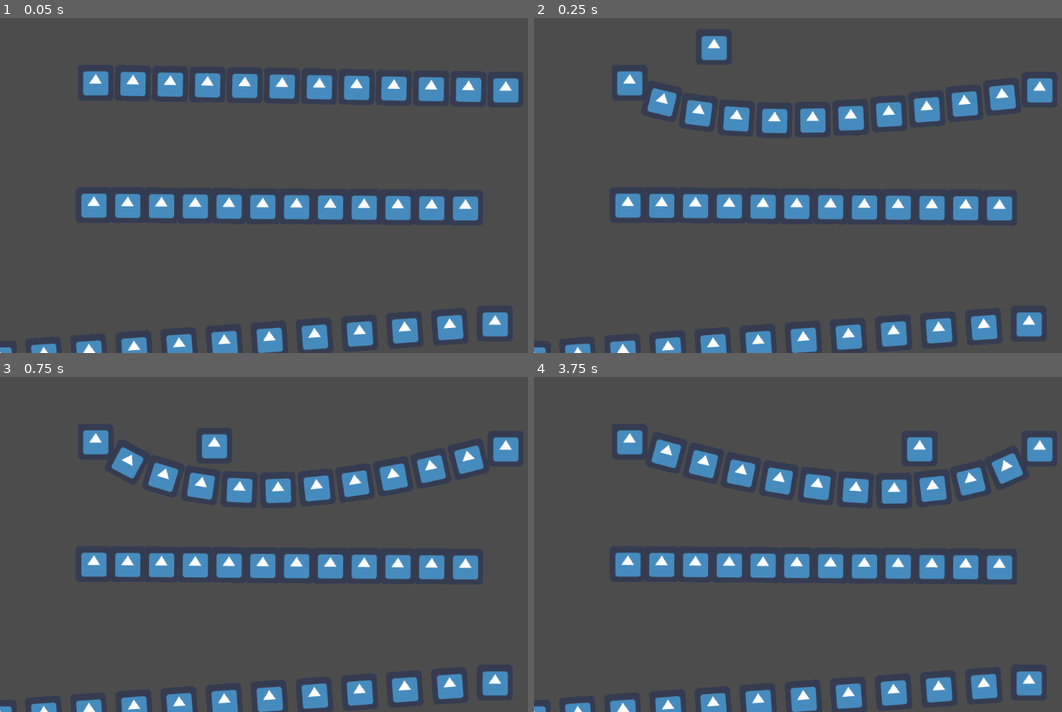
Above: before the commit, frames 1-4 (two rows, left to right).
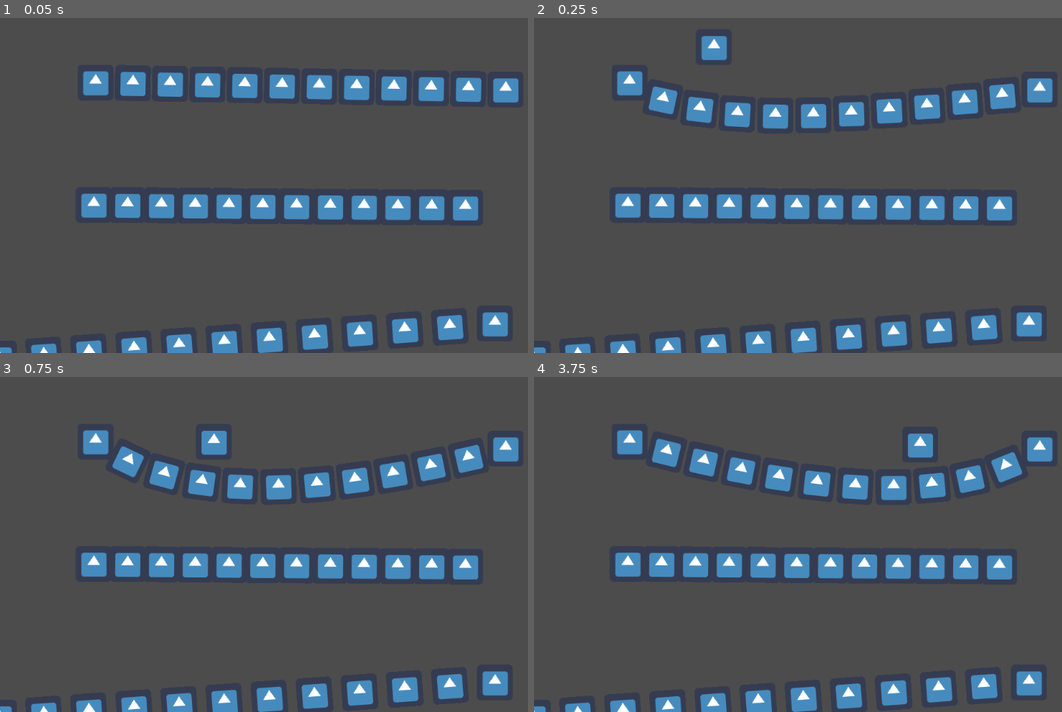
Above: after the commit, the same moments.

Repository: bpodrygajlo/godot-recipes
Game: Godot game, scene res://rope_bridge_2/test_scene.tscn
Two runs of this game, one before a commit and one after it. Both use one fixed random seed, a clock stepped at 60 frames per second and the inputs below. The project has no main scene, so this scene is started directly. The engine's default icon, where the game draws it, is replaced by a stand-in: a white triangle on a blue panel in a dark square.
Inputs:
- Up to frame 1 (0.05 s): no input
- Up to frame 2 (0.25 s): no input
- Up to frame 3 (0.75 s): hold Right (ui_right) from 0.53 s (still down)
- Up to frame 4 (3.75 s): release Right (ui_right) at 1.28 s; hold Down (ui_down) 1.28-2.03 s; tap Enter at 2 s; hold Right (ui_right) 2.03-2.78 s; hold Up (ui_up) 2.78-3.53 s; hold Left (ui_left) from 3.53 s (still down)

Frame 1 is identical in both runs. In frame 2, 1.7% of the frame differs, in the area x 21-92%, y 19-35%; in frame 3, 1.6%; in frame 4, 1.6%.

Commit message:
Limit the distance factor to range (0,1)

Diff:
--- a/rope_bridge_2/bridge.gd
+++ b/rope_bridge_2/bridge.gd
@@ -82,8 +82,12 @@
 			var normal = (p2 - p0).normalized()
 			var length = (p2 - p0).length()
 			var center = normal * length / 2
+
+			# limit the bend on the edges and increase it in the center
 			var dist_from_center = (bend_pos * normal - center).length()
-			var dist_factor = range_lerp(dist_from_center, 0, length/2, 1, 0.1)
+			var dist_factor = range_lerp(dist_from_center, 0, length/2, 1, 0.0)
+			dist_factor = max(0, dist_factor)
+
 			p1 = bend_pos * normal + Vector2.DOWN * bend_factor * dist_factor
 			if debug:
 				update()
